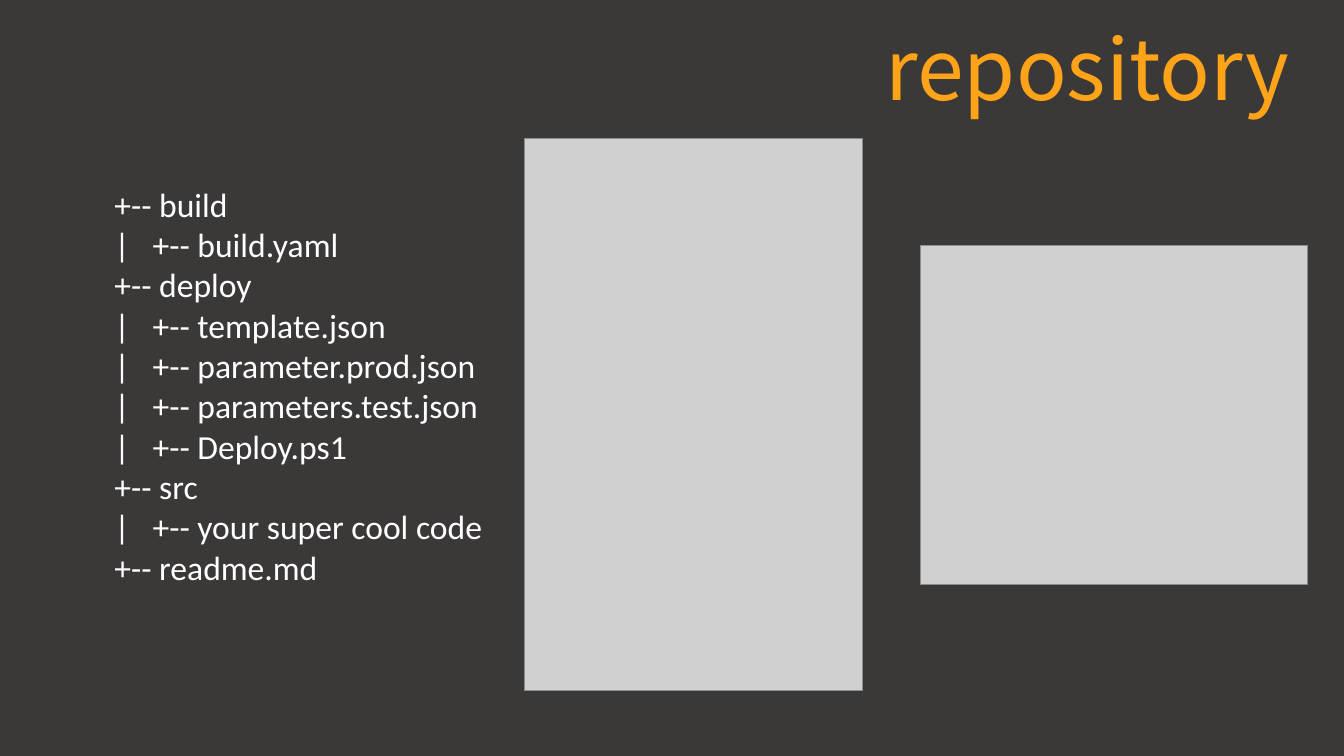
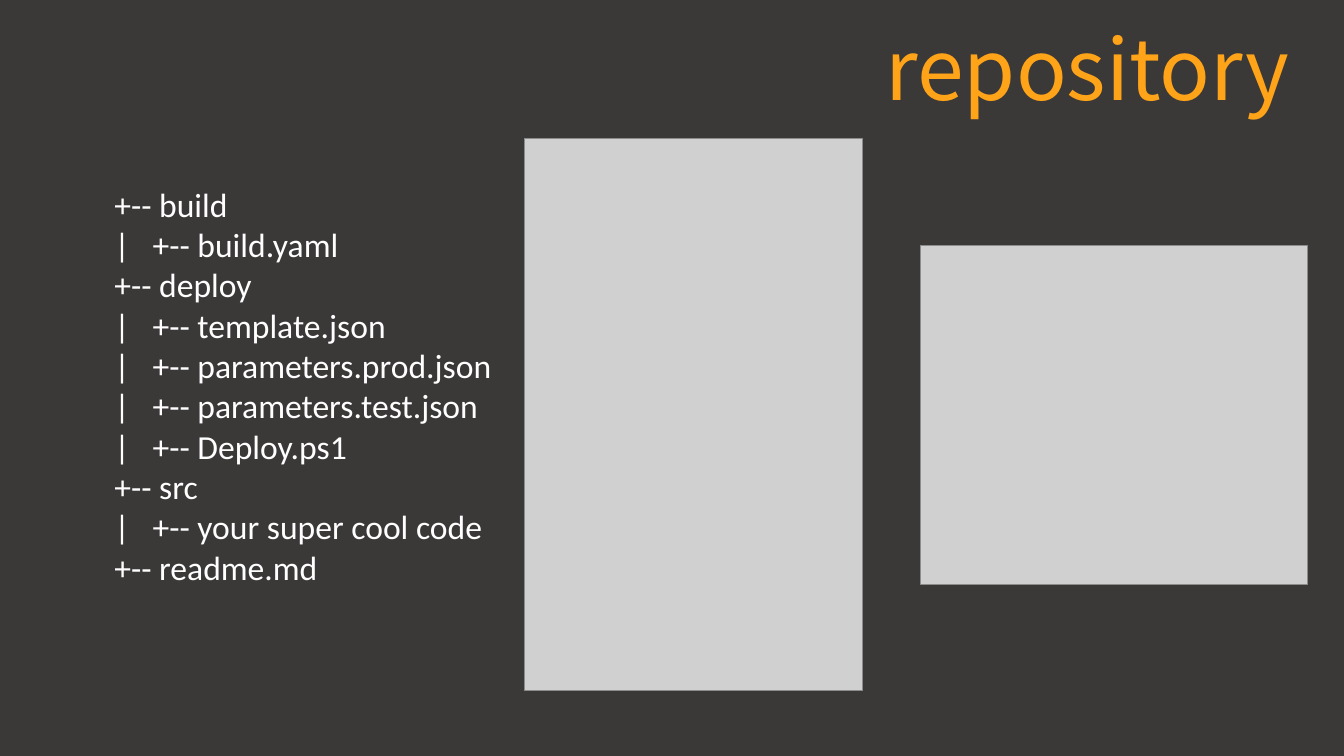
Before and after one commit to jdoof/arm-templates-demo, a slide deck: slide 26 of ARM Brown Bag.pptx. Drawn at 1344x756 pixels with LibreOffice and Linux fonts; fonts in the diff are those of the drawing; grey boxes stand for pictures. Boxes give left, top, right and bottom in pixels: in the first picture for what was removed or moved away, otherwise in the second. Text is boxed around its words. In the diff, an @@ line names an element or a change of style, - is before the commit and + after.

Commit message:
Improved High Level Architecture Diagram and some typos

```diff
--- a/ARM Brown Bag.pptx
+++ b/ARM Brown Bag.pptx
@@ text at bbox=[197, 354, 491, 384]: text changed @@
-| +-- parameter.prod.json
+| +-- parameters.prod.json
```
Also in this commit, not shown: 5 other slides changed, 1 slide added, 1 slide removed.
